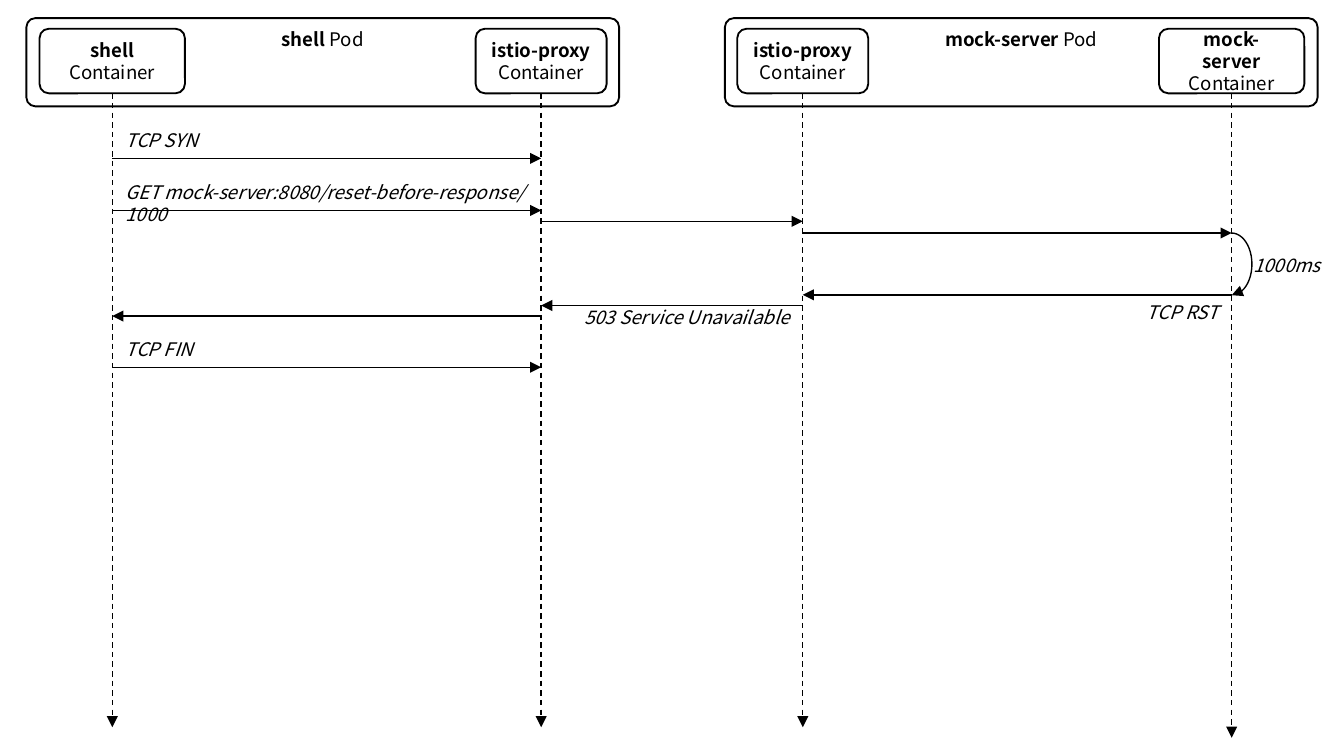
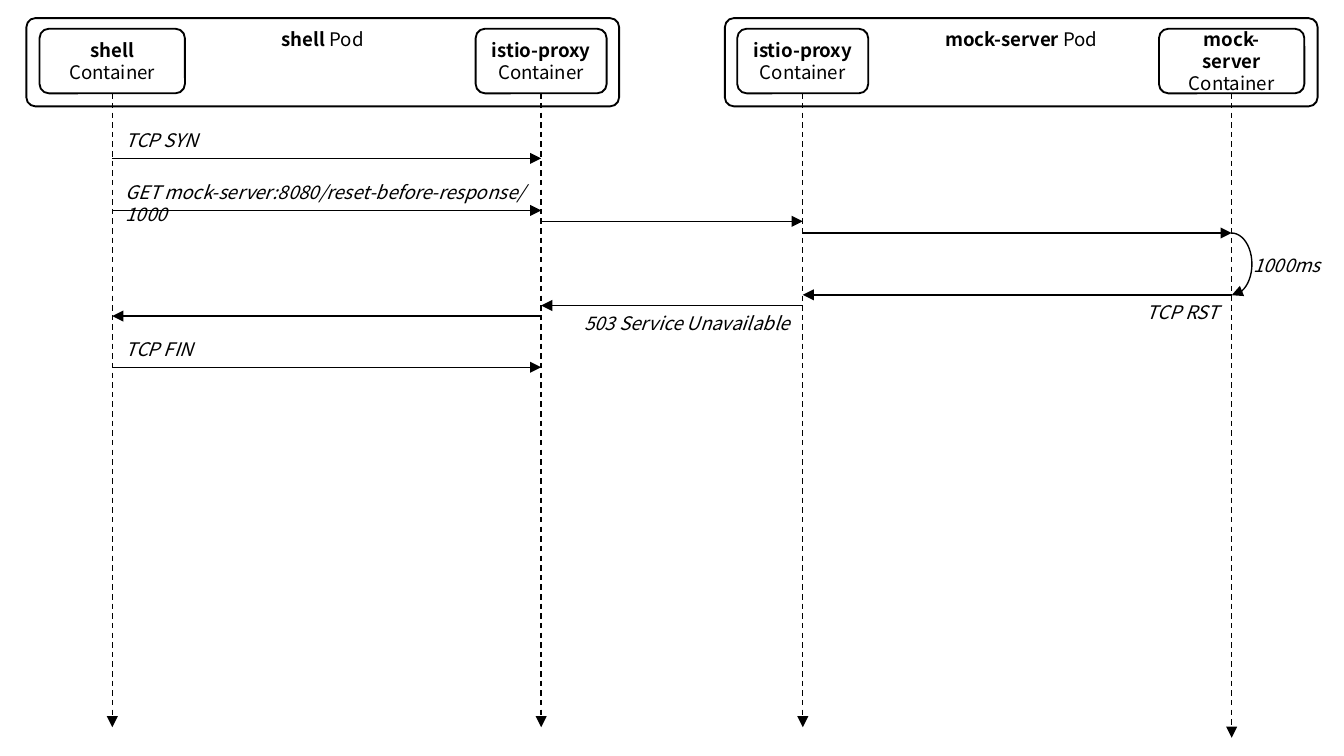
Before and after one commit to ssup2/blog-software, a slide deck: slide 6 of content/docs/theory-analysis/istio-sidecar-proxy-access-log/images/images.pptx. Drawn at 1344x756 pixels with LibreOffice and Linux fonts; fonts in the diff are those of the drawing. Boxes give left, top, right and bottom in pixels: in the first picture for what was removed or moved away, otherwise in the second. Text is boxed around its words. In the diff, an @@ line names an element or a change of style, - is before the commit and + after.

```diff
--- a/content/docs/theory-analysis/istio-sidecar-proxy-access-log/images/images.pptx
+++ b/content/docs/theory-analysis/istio-sidecar-proxy-access-log/images/images.pptx
@@ text "503 Service Unavailable" rewrapped from (584, 305, 790, 325) to (584, 315, 790, 331) @@
```
Also in this commit, not shown: 1 other slide changed, 1 slide added, 2 other files.
